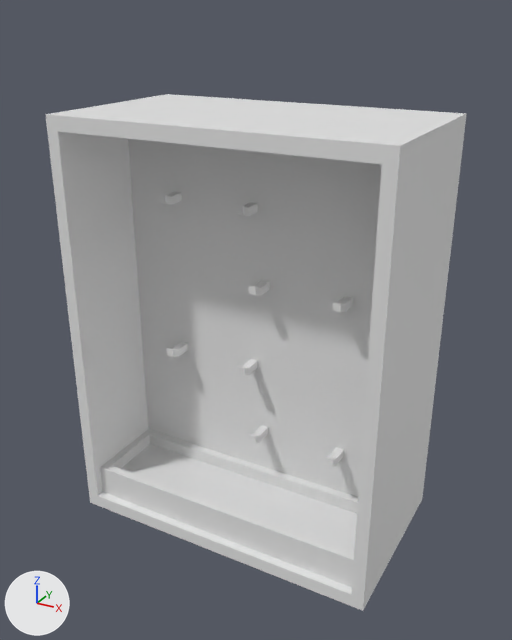
What one commit did to the Blender file world/props/models/equipment_rack.blend.
Camera for both pictures: a camera (50 mm lens) standing at (1.93, -3.52, 3.13) and looking at (0.02, -0.04, 1.39). Lighting does not change. The marker at lower left points along +X, +Y and +Z.

The scene before the commit, as lines of its bpy script (objects in view):
```python
me_cube_013 = bpy.data.meshes.new('Cube.013')
me_cube_013.from_pydata(...)  # 16 vertices, 12 faces; spans x -1.0..1.0, y -0.57..0.57, z -1.0..1.6
me_cube_013.materials.append(None)
me_cube_021 = bpy.data.meshes.new('Cube.021')
me_cube_021.from_pydata(...)  # 16 vertices, 14 faces; spans x -0.93..0.93, y -0.23..0.31, z -0.11..0.11
me_cube_035 = bpy.data.meshes.new('Cube.035')
me_cube_035.from_pydata(...)  # 12 vertices, 10 faces; spans x -0.291..-0.241, y -0.149..0.05, z -0.025..0.05
ob_cube = bpy.data.objects.new('Cube', me_cube_013)
ob_cube.location = (0.0, 0.0, 1.0)
ob_cube_002 = bpy.data.objects.new('Cube.002', me_cube_021)
ob_cube_002.location = (0.0, -0.286, 0.176)
ob_cube_008 = bpy.data.objects.new('Cube.008', me_cube_035)
ob_cube_008.location = (-0.298, 0.0, 2.069)
_m = ob_cube_008.modifiers.new('Mirror', 'MIRROR')
ob_cube_009 = bpy.data.objects.new('Cube.009', me_cube_035)
ob_cube_009.location = (0.315, 0.0, 1.601)
_m = ob_cube_009.modifiers.new('Mirror', 'MIRROR')
ob_cube_010 = bpy.data.objects.new('Cube.010', me_cube_035)
ob_cube_010.location = (-0.298, 0.0, 1.051)
_m = ob_cube_010.modifiers.new('Mirror', 'MIRROR')
```
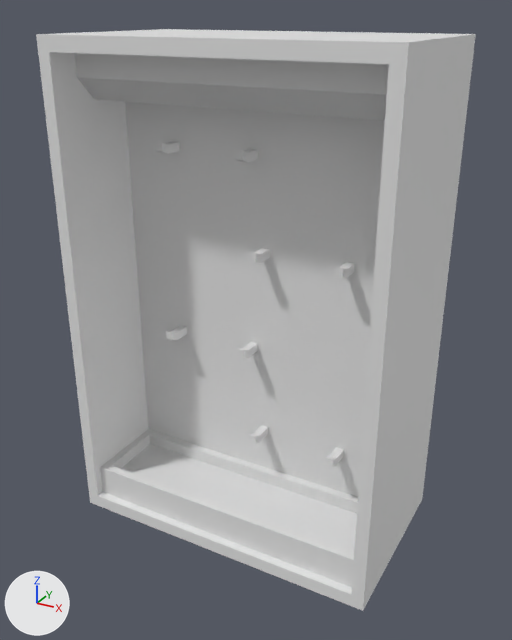
Location of each change, (x1, y1, x2, y2) in pixels of the pictures (512 x 640 px; the box of a moved part takes in the faces that stretch with it):
'Cube', mesh rescaled (13% taller): before (45, 94, 467, 611); after (36, 29, 476, 611)
'Cube.013', added: after (74, 53, 389, 120)
part 1 of me_cube_013, moved or reshaped: before (45, 94, 467, 418); after (36, 29, 476, 418)

What changed in the scene script:
```text
Change me_cube_013:
    where me_cube_013.from_pydata(...)  # 16 vertices, 12 faces; spans x -1.0..1.0, y -0.57..0.57, z -1.0..1.6
    used by ob_cube; location = (0.0, 0.0, 1.0)
    me_cube_013 part 1: the whole mesh is scaled about its middle by (1, 1, 1.16), then moved by (0.0, 0.0, 0.2)
Add me_cube_004:
    me_cube_004.from_pydata(...)  # 24 vertices, 20 faces; spans x -0.291..0.291, y -0.149..0.05, z -0.025..0.05
Add me_cube_003:
    me_cube_003 = me_cube_004.copy(); me_cube_003.name = 'Cube.003'
Add me_cube_002:
    me_cube_002 = me_cube_004.copy(); me_cube_002.name = 'Cube.002'
Add me_cube_001:
    me_cube_001.from_pydata([(-0.94, -0.14, 0.15), (-0.94, 0.3, -0.15), (-0.94, 0.3, 0.15), (0.94, -0.14, 0.15), (0.94, 0.3, -0.15), (0.94, 0.3, 0.15), (-0.94, -0.01, -0.15), (-0.94, -0.14, -0.02), (0.94, -0.14, -0.02), (0.94, -0.01, -0.15)], [], [(8, 3, 0, 7), (1, 2, 5, 4), (4, 5, 3, 8, 9), (6, 7, 0, 2, 1), (5, 2, 0, 3), (6, 9, 8, 7), (1, 4, 9, 6)])
Change ob_cube_008:
    ob_cube_008: bpy.data.objects.new('Cube.008', me_cube_035) -> bpy.data.objects.new('Cube.008', me_cube_002)
Change ob_cube_009:
    ob_cube_009: bpy.data.objects.new('Cube.009', me_cube_035) -> bpy.data.objects.new('Cube.009', me_cube_003)
Change ob_cube_010:
    ob_cube_010: bpy.data.objects.new('Cube.010', me_cube_035) -> bpy.data.objects.new('Cube.010', me_cube_004)
Add ob_cube_013:
    ob_cube_013 = bpy.data.objects.new('Cube.013', me_cube_001)
    ob_cube_013.location = (0.0, -0.239, 2.797)
```
